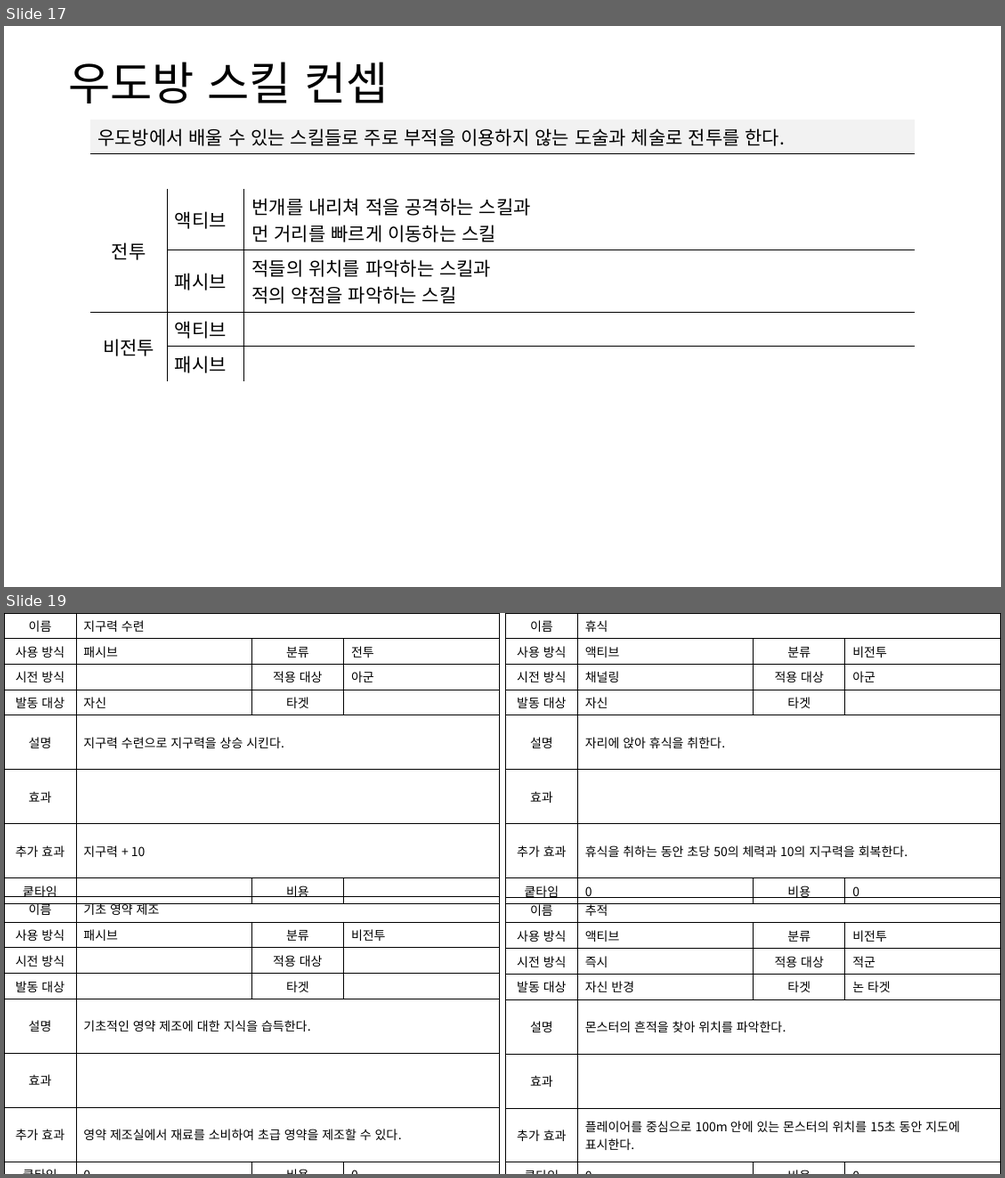
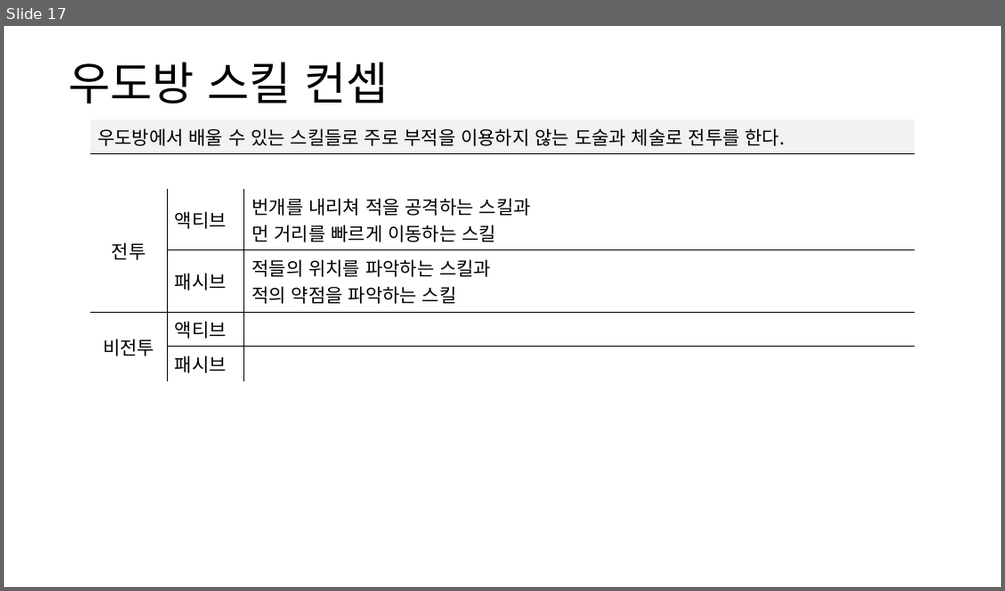
Before and after one commit to yjk0401/unityenginebasic_9th, a slide deck: 기획/방랑엽사전/스킬 기획서.pptx. Shown one above the other, each under a label of ours: slides 17 and 19 before the commit, slide 17 after it; the slides between them are not shown. The pictures are 1005x1178 and 1005x591 pixels, drawn with LibreOffice and Linux fonts; fonts in the diff are those of the drawing. Boxes give left, top, right and bottom in pixels: in the first picture for what was removed or moved away, otherwise in the second. Text is boxed around its words. In the diff, an @@ line names an element or a change of style, - is before the commit and + after.

```diff
--- a/기획/방랑엽사전/스킬 기획서.pptx
+++ b/기획/방랑엽사전/스킬 기획서.pptx
@@ slide 19 removed at bbox=[4, 613, 1001, 1174], background #FFFFFF @@
@@ table removed at bbox=[4, 613, 500, 900], 8 rows, 4 columns @@
-이름 | 지구력 수련 |  | 
-사용 방식 | 패시브 | 분류 | 전투
-시전 방식 |  | 적용 대상 | 아군
-발동 대상 | 자신 | 타겟 | 
-설명 | 지구력 수련으로 지구력을 상승 시킨다. |  | 
-효과 |  |  | 
-추가 효과 | 지구력 + 10 |  | 
-쿹타임 |  | 비용 | 
@@ table removed at bbox=[506, 613, 1001, 901], 8 rows, 4 columns @@
-이름 | 휴식 |  | 
-사용 방식 | 액티브 | 분류 | 비전투
-시전 방식 | 채널링 | 적용 대상 | 아군
-발동 대상 | 자신 | 타겟 | 
-설명 | 자리에 앉아 휴식을 취한다. |  | 
-효과 |  |  | 
-추가 효과 | 휴식을 취하는 동안 초당 50의 체력과 10의 지구력을 회복한다. |  | 
-쿹타임 | 0 | 비용 | 0
@@ table removed at bbox=[4, 896, 500, 1174], 8 rows, 4 columns @@
-이름 | 기초 영약 제조 |  | 
-사용 방식 | 패시브 | 분류 | 비전투
-시전 방식 |  | 적용 대상 | 
-발동 대상 |  | 타겟 | 
-설명 | 기초적인 영약 제조에 대한 지식을 습득한다. |  | 
-효과 |  |  | 
-추가 효과 | 영약 제조실에서 재료를 소비하여 초급 영약을 제조할 수 있다. |  | 
-쿹타임 | 0 | 비용 | 0
@@ table removed at bbox=[506, 897, 1001, 1174], 8 rows, 4 columns @@
-이름 | 추적 |  | 
-사용 방식 | 액티브 | 분류 | 비전투
-시전 방식 | 즉시 | 적용 대상 | 적군
-발동 대상 | 자신 반경 | 타겟 | 논 타겟
-설명 | 몬스터의 흔적을 찾아 위치를 파악한다. |  | 
-효과 |  |  | 
-추가 효과 | 플레이어를 중심으로 100m 안에 있는 몬스터의 위치를 15초 동안 지도에 표시한다. |  | 
-쿹타임 | 0 | 비용 | 0
```
Also in this commit, not shown: 41 other slides removed, 11 other files.
